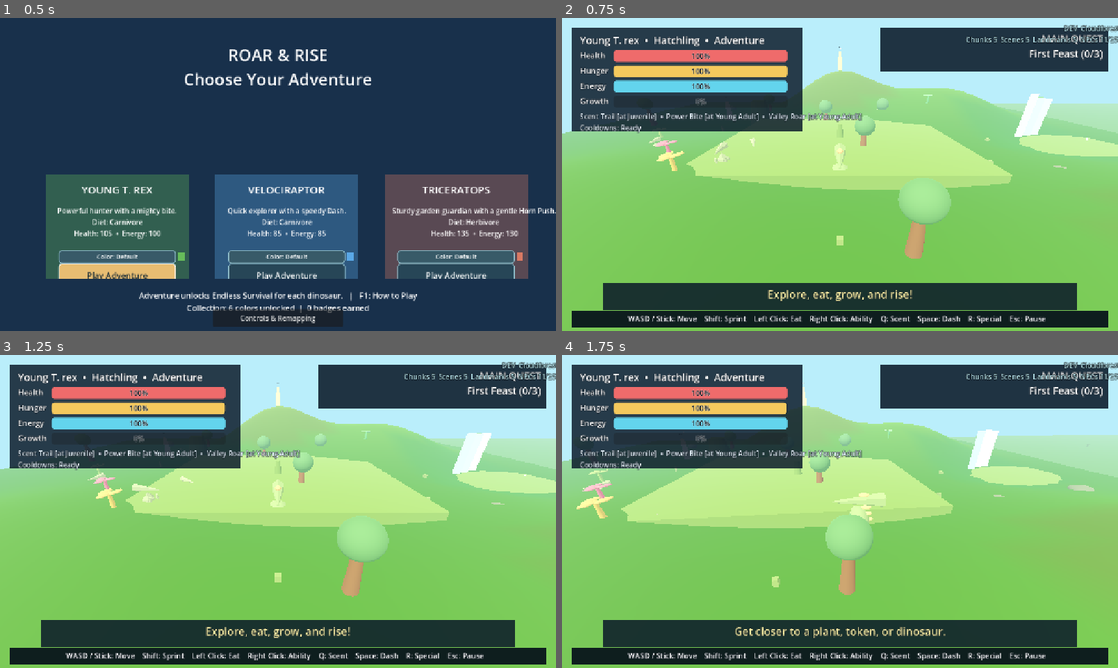
Above: before the commit, frames 1-4 (two rows, left to right).
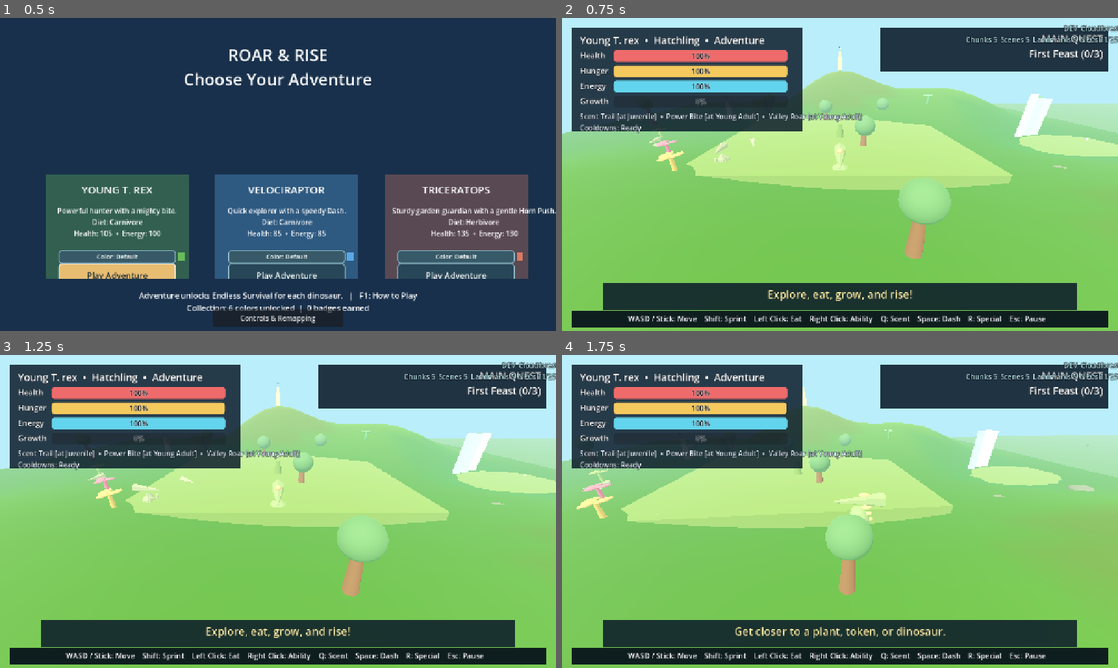
Above: after the commit, the same moments.

Repository: mschalle/Dino-Game
Game: Godot game, scene res://Main.tscn
Two runs of this game, one before a commit and one after it. Both use one fixed random seed, a clock stepped at 60 frames per second and the inputs below.
Inputs (mouse positions are in pixels of both pictures, inside the frame that each line leads up to):
- Up to frame 1 (0.5 s): no input
- Up to frame 2 (0.75 s): click "Play Adventure" at 0.5 s
- Up to frame 3 (1.25 s): no input
- Up to frame 4 (1.75 s): tap Enter (ui_accept) at 1.25, 1.52 s; move the mouse to (962, 495) at 1.27 s; hold D (move_right) from 1.28 s (still down); tap Space (dash) at 1.35 s; click (962, 495) at 1.42 s

Frame 1 is identical in both runs. In frame 2, less than 0.1% of the frame differs, in the area x 49-78%, y 38-73%; in frame 3, less than 0.1%; in frame 4, less than 0.1%, in the area x 20-69%, y 36-75%.

Commit message:
Cull distant vegetation

Diff:
--- a/tests/run_tests.gd
+++ b/tests/run_tests.gd
@@ -436,6 +436,8 @@
 		_check(silhouette.material_override.albedo_color.is_equal_approx(chunk.ground_color.darkened(0.18)), "%s landmark palette should follow its ground profile" % chunk.chunk_id)
 		var vegetation := visual_root.get_node_or_null("Vegetation") as MultiMeshInstance3D
 		_check(vegetation != null and vegetation.multimesh != null and vegetation.multimesh.instance_count > 0, "%s should create batched vegetation" % chunk.chunk_id)
+		if vegetation != null:
+			_check(vegetation.visibility_range_begin > 0.0 and vegetation.visibility_range_end > vegetation.visibility_range_begin, "%s vegetation should define a bounded visibility range" % chunk.chunk_id)
 		if vegetation != null and vegetation.multimesh != null:
 			var base_vegetation_count := int(visual_root.get_meta("vegetation_base_count", 0))
 			_check(is_equal_approx(float(visual_root.get_meta("vegetation_density", 0.0)), chunk.vegetation_density), "%s vegetation density should be applied to the visual root" % chunk.chunk_id)
--- a/world_chunk_visual.gd
+++ b/world_chunk_visual.gd
@@ -227,6 +227,9 @@
 func _create_vegetation(biome: String) -> void:
 	var foliage := MultiMeshInstance3D.new()
 	foliage.name = "Vegetation"
+	foliage.visibility_range_begin = 24.0
+	foliage.visibility_range_end = 120.0
+	foliage.visibility_range_fade_mode = GeometryInstance3D.VISIBILITY_RANGE_FADE_DISABLED
 	var batch := MultiMesh.new()
 	batch.transform_format = MultiMesh.TRANSFORM_3D
 	var foliage_count := 16
Not shown, changed: PROJECT_PLAN.md
